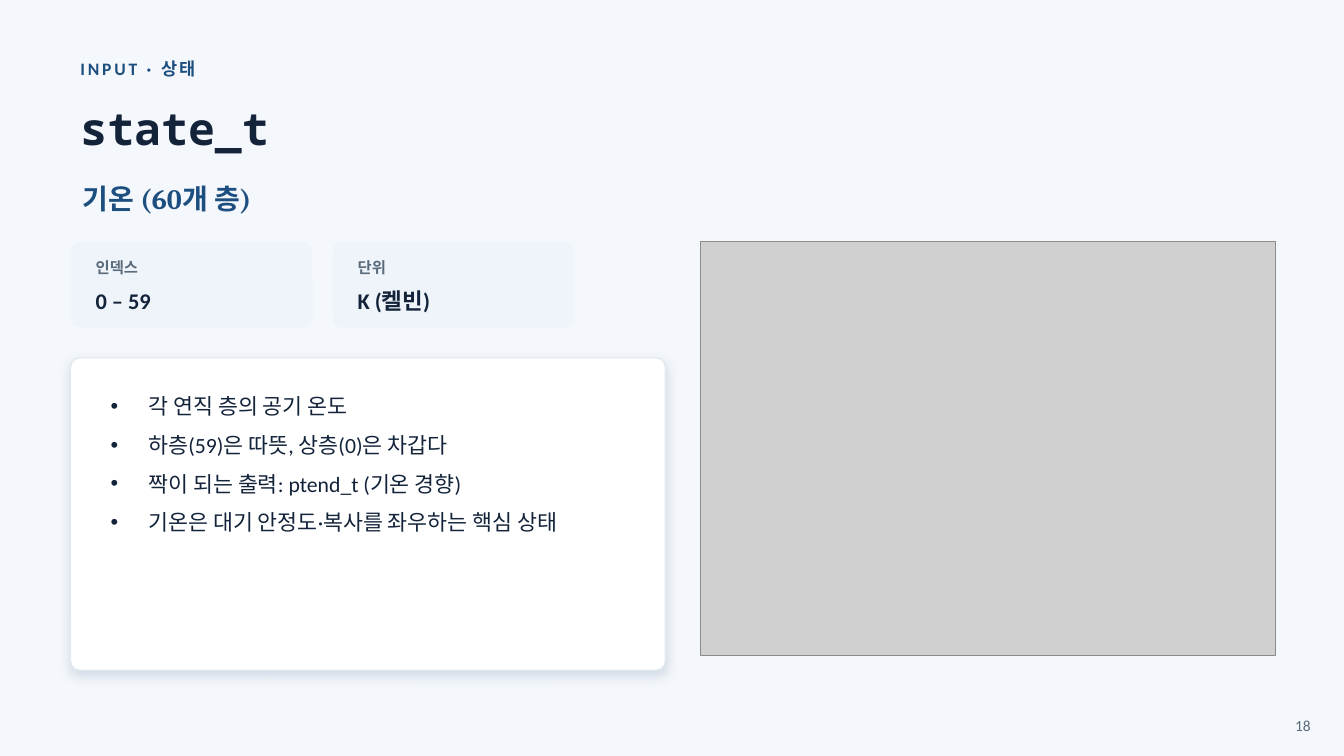
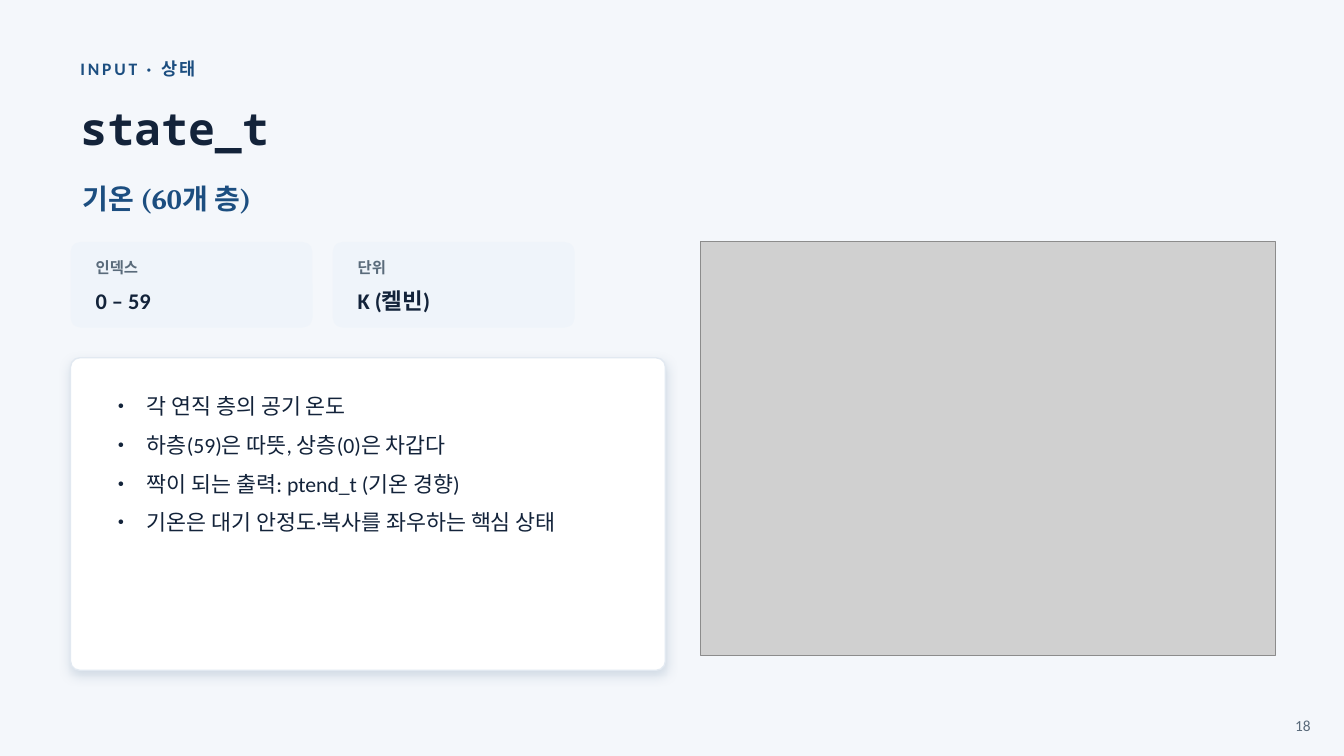
Before and after one commit to ohmycoding1/climsim, a slide deck: slide 18 of presentations/ClimSim_변수정리.pptx. Drawn at 1344x756 pixels with LibreOffice and Linux fonts; fonts in the diff are those of the drawing; grey boxes stand for pictures. Boxes give left, top, right and bottom in pixels: in the first picture for what was removed or moved away, otherwise in the second. Text is boxed around its words. In the diff, an @@ line names an element or a change of style, - is before the commit and + after.

```diff
--- a/presentations/ClimSim_변수정리.pptx
+++ b/presentations/ClimSim_변수정리.pptx
@@ text at [147, 396, 556, 532]: text changed @@
-• 각 연직 층의 공기 온도
-• 하층(59)은 따뜻, 상층(0)은 차갑다
-• 짝이 되는 출력: ptend_t (기온 경향)
-• 기온은 대기 안정도·복사를 좌우하는 핵심 상태
+• 각 연직 층의 공기 온도
+• 하층(59)은 따뜻, 상층(0)은 차갑다
+• 짝이 되는 출력: ptend_t (기온 경향)
+• 기온은 대기 안정도·복사를 좌우하는 핵심 상태
```
Also in this commit, not shown: 2 other slides changed.
